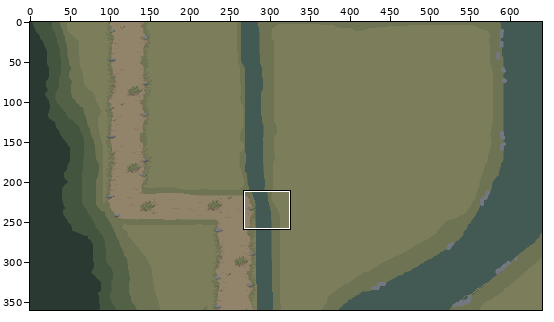
Edited in one commit: pixel-art file (assets/02_architecture/05_moulin/02_ext/fullScene.aseprite). Above, an overview of the earlier version with the close-up marked.
Close-up. Before the edit:
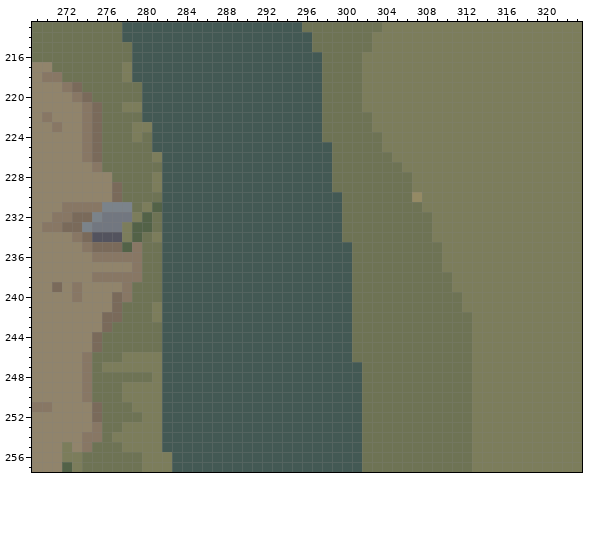
640x360 pixels, 1 frame. Colours within 5 levels of each other are drawn and written as one. Shown: x 269..323, y 213..257.
The same view after the edit:
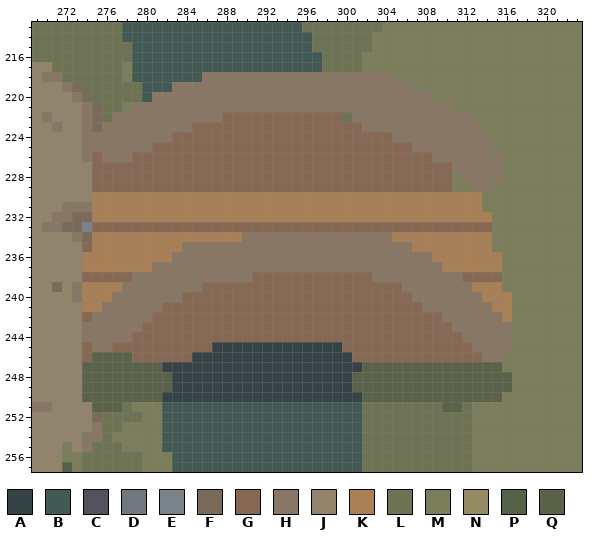
Palette (. is transparent): A #354347  B #435954  C #53535e  D #727780  E #7b838a  F #7a6a5a  G #876853  H #887764  J #91846b  K #a97f55  L #6e7354  M #7c7d5b  N #948a64  P #536247  Q #5a6349
The edit:
Layer "Layer 1":
y 218: x 286..304 BBBBBBBBBBBBLLLLMMM -> HHHHHHHHHHHHHHHHHHH
y 219: x 283..306 BBBBBBBBBBBBBBBLLLLMMMMM -> HHHHHHHHHHHHHHHHHHHHHHHH
y 220: x 281..308 BBBBBBBBBBBBBBBBBLLLLMMMMMMM -> HHHHHHHHHHHHHHHHHHHHHHHHHHHH
y 221: x 279..310 MBBBBBBBBBBBBBBBBBBLLLLMMMMMMMMM -> HHHHHHHHHHHHHHHHHHHHHHHHHHHHHHHH
y 222: x 277..299 LLLBBBBBBBBBBBBBBBBBBLL -> HHHHHHHHHHHGGGGGGGGGGGG; x 301..312 LLMMMMMMMMMM -> HHHHHHHHHHHH
y 223: x 276..313 LLLMMBBBBBBBBBBBBBBBBBLLLLLMMMMMMMMMMM -> HHHHHHHHHGGGGGGGGGGGGGGGGGHHHHHHHHHHHH
y 224: x 275..314 FLLLMLBBBBBBBBBBBBBBBBBLLLLLLMMMMMMMMMMM -> HHHHHHHHGGGGGGGGGGGGGGGGGGGGGGHHHHHHHHHH
y 225: x 275..314 FLLLLLBBBBBBBBBBBBBBBBBBLLLLLMMMMMMMMMMM -> HHHHHHGGGGGGGGGGGGGGGGGGGGGGGGGGHHHHHHHH
y 226: x 275..315 FLLLLLMBBBBBBBBBBBBBBBBBLLLLLLMMMMMMMMMMM -> GHHHGGGGGGGGGGGGGGGGGGGGGGGGGGGGGGHHHHHHH
y 227: x 275..315 HLLLLLLBBBBBBBBBBBBBBBBBLLLLLLLMMMMMMMMMM -> GGGGGGGGGGGGGGGGGGGGGGGGGGGGGGGGGGGGHHHHH
y 228: x 275..310 JJLLLLMBBBBBBBBBBBBBBBBBLLLLLLLLMMMM -> GGGGGGGGGGGGGGGGGGGGGGGGGGGGGGGGGGGG; x 312..315 MMMM -> HHHH
y 229: x 275..310 JJFLLLMBBBBBBBBBBBBBBBBBLLLLLLLLMMMM -> GGGGGGGGGGGGGGGGGGGGGGGGGGGGGGGGGGGG; x 313..314 MM -> HH
y 230: x 275..313 JJFLLLLBBBBBBBBBBBBBBBBBBLLLLLLLNMMMMMM -> KKKKKKKKKKKKKKKKKKKKKKKKKKKKKKKKKKKKKKK
y 231: x 275..313 HEEELMPBBBBBBBBBBBBBBBBBBLLLLLLLLMMMMMM -> KKKKKKKKKKKKKKKKKKKKKKKKKKKKKKKKKKKKKKK
y 232: x 275..314 EDDDMPLBBBBBBBBBBBBBBBBBBLLLLLLLLLMMMMMM -> KKKKKKKKKKKKKKKKKKKKKKKKKKKKKKKKKKKKKKKK
y 233: x 275..314 DDDMPPLBBBBBBBBBBBBBBBBBBLLLLLLLLLMMMMMM -> GGGGGGGGGGGGGGGGGGGGGGGGGGGGGGGGGGGGGGGG
y 234: x 275..314 CCCMPLMBBBBBBBBBBBBBBBBBBLLLLLLLLLMMMMMM -> KKKKKKKKKKKKKKKHHHHHHHHHHHHHHHKKKKKKKKKK
y 235: x 274..314 HFFFPHLLBBBBBBBBBBBBBBBBBBBLLLLLLLLLMMMMM -> GKKKKKKKKKHHHHHHHHHHHHHHHHHHHHHHHKKKKKKKK
y 236: x 274..315 JHHHHHLLBBBBBBBBBBBBBBBBBBBLLLLLLLLLMMMMMM -> KKKKKKKKKHHHHHHHHHHHHHHHHHHHHHHHHHHKKKKKKK
y 237: x 274..315 JJJJJHLLBBBBBBBBBBBBBBBBBBBLLLLLLLLLMMMMMM -> KKKKKKKHHHHHHHHHHHHHHHHHHHHHHHHHHHHHKKKKKK
y 238: x 274..278 JHHHH -> GGGGG; x 280..315 LLBBBBBBBBBBBBBBBBBBBLLLLLLLLLLMMMMM -> HHHHHHHHHHHGGGGGGGGGGGGHHHHHHHHHGGGG
y 239: x 274..277 JJJJ -> KKKK; x 279..315 LLLBBBBBBBBBBBBBBBBBBBLLLLLLLLLLMMMMM -> HHHHHHHGGGGGGGGGGGGGGGGGGGGHHHHHHHKKK
y 240: x 274..277 JJJF -> KKKH; x 279..316 LLLBBBBBBBBBBBBBBBBBBBLLLLLLLLLLLMMMMM -> HHHHHGGGGGGGGGGGGGGGGGGGGGGGHHHHHHHKKK
y 241: x 274..316 JJJFLLLMBBBBBBBBBBBBBBBBBBBLLLLLLLLLLLMMMMM -> KKHHHHHHGGGGGGGGGGGGGGGGGGGGGGGGGGHHHHHHHKK
y 242: x 274..316 JJFFLLLMBBBBBBBBBBBBBBBBBBBLLLLLLLLLLLLMMMM -> GHHHHHHGGGGGGGGGGGGGGGGGGGGGGGGGGGGGHHHHHHK
y 243: x 274..316 JJFLLLLLBBBBBBBBBBBBBBBBBBBLLLLLLLLLLLLMMMM -> HHHHHHGGGGGGGGGGGGGGGGGGGGGGGGGGGGGGGHHHHHH
y 244: x 274..316 JFLLLLLLBBBBBBBBBBBBBBBBBBBLLLLLLLLLLLLMMMM -> HHHHHGGGGGGGGGGGGGGGGGGGGGGGGGGGGGGGGGHHHHH
y 245: x 274..316 JFLLLLLLBBBBBBBBBBBBBBBBBBBLLLLLLLLLLLLMMMM -> GHHGGGGGGGGGGAAAAAAAAAAAAAGGGGGGGGGGGGGHHHH
y 246: x 274..315 HLLLMMMMBBBBBBBBBBBBBBBBBBBLLLLLLLLLLLLMMM -> GQQQQGGGGGGAAAAAAAAAAAAAAAAGGGGGGGGGGGGGHH
y 247: x 274..315 HLMMMMMMBBBBBBBBBBBBBBBBBBBBLLLLLLLLLLLMMM -> QQQQQQQQAAAAAAAAAAAAAAAAAAAAQQQQQQQQQQQQQQ
y 248: x 274..316 HLLLLLLMBBBBBBBBBBBBBBBBBBBBLLLLLLLLLLLMMMM -> QQQQQQQQQAAAAAAAAAAAAAAAAAAQQQQQQQQQQQQQQQQ
y 249: x 274..316 HLLLMMMMBBBBBBBBBBBBBBBBBBBBLLLLLLLLLLLMMMM -> QQQQQQQQQAAAAAAAAAAAAAAAAAAQQQQQQQQQQQQQQQQ
y 250: x 274..315 HLLLMMMMBBBBBBBBBBBBBBBBBBBBLLLLLLLLLLLMMM -> QQQQQQQQAAAAAAAAAAAAAAAAAAAAQQQQQQQQQQQQQQ
y 251: x 275..277 FLL -> QQQ; x 310..311 LL -> QQ
Changed places in both close-ups, as pixel boxes (x1, y1, x2, y2):
changed: (82, 72, 512, 412)
